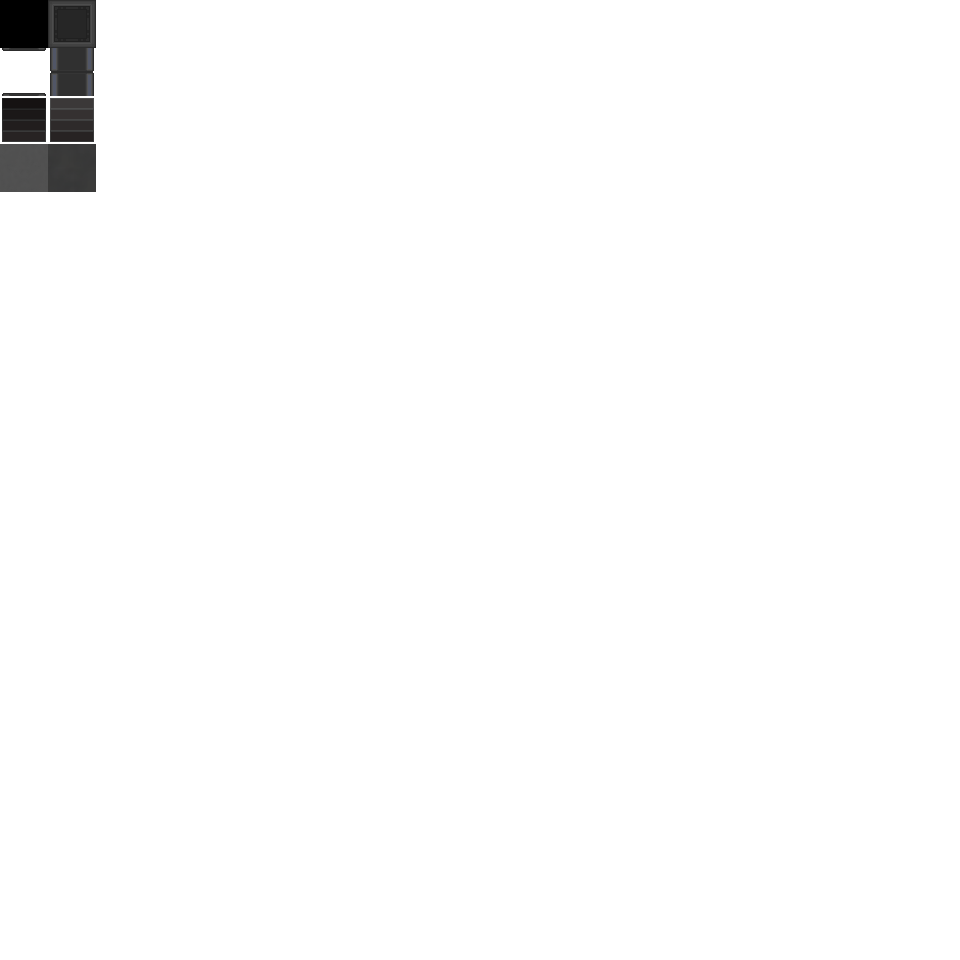
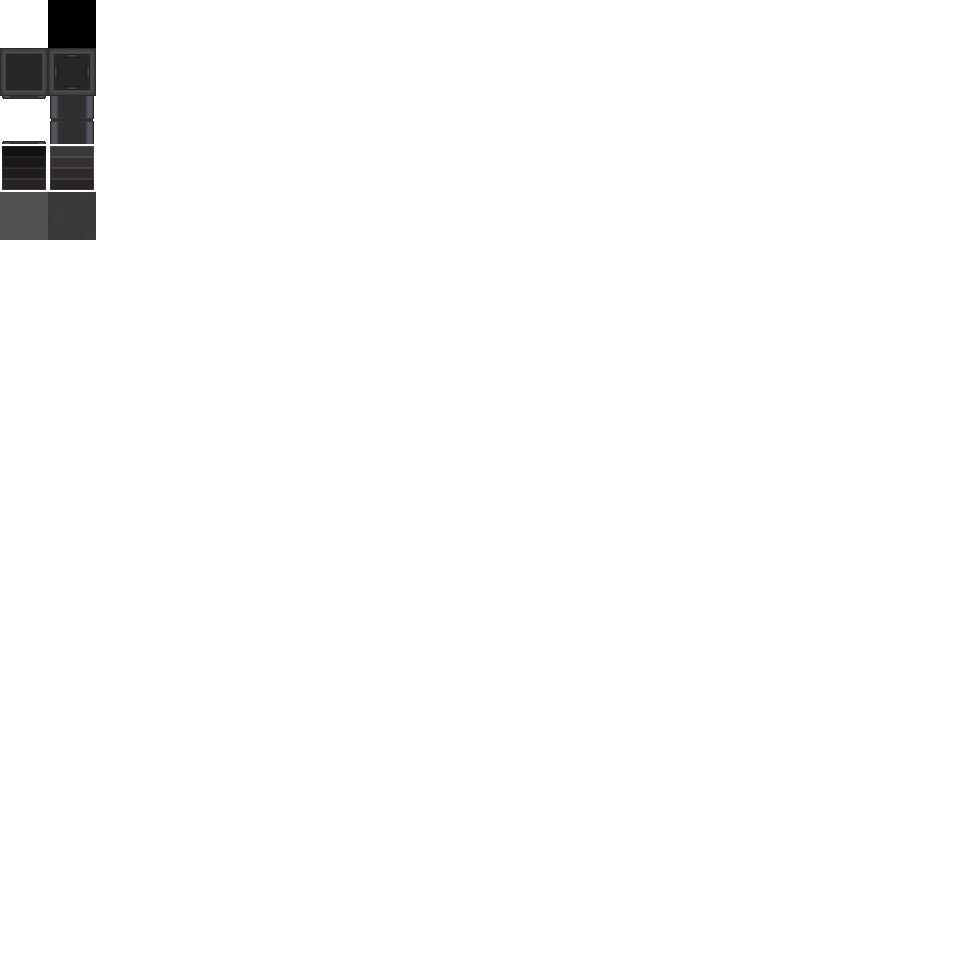
Before/after of a w=960, h=960 layered artwork. What changed in the layer stack:
painted on "tileset1.png" over [0, 0, 96, 240]
